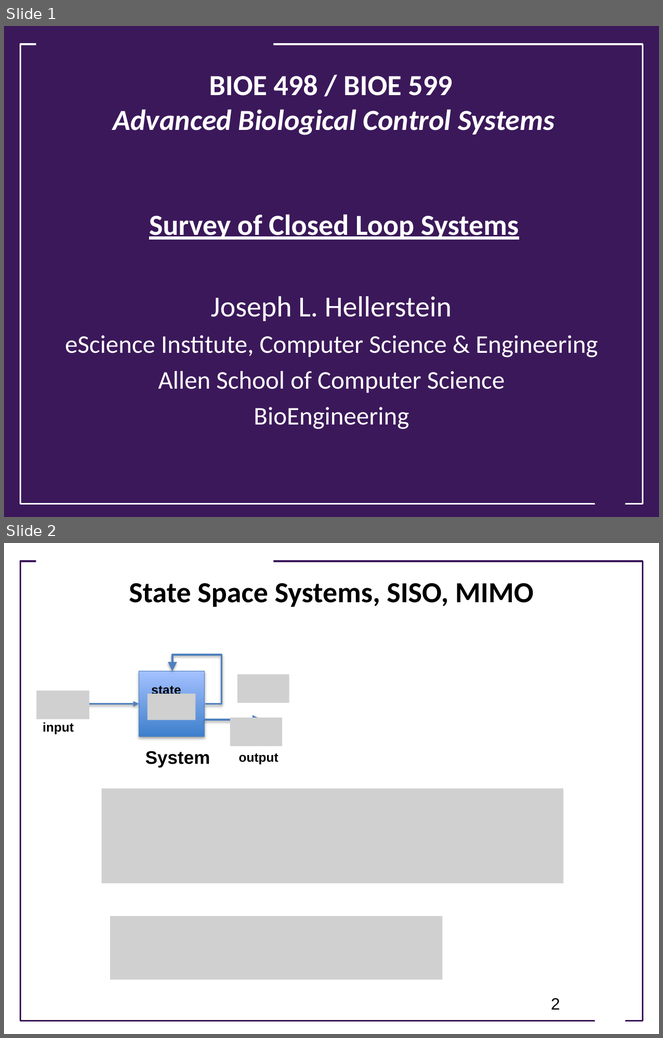
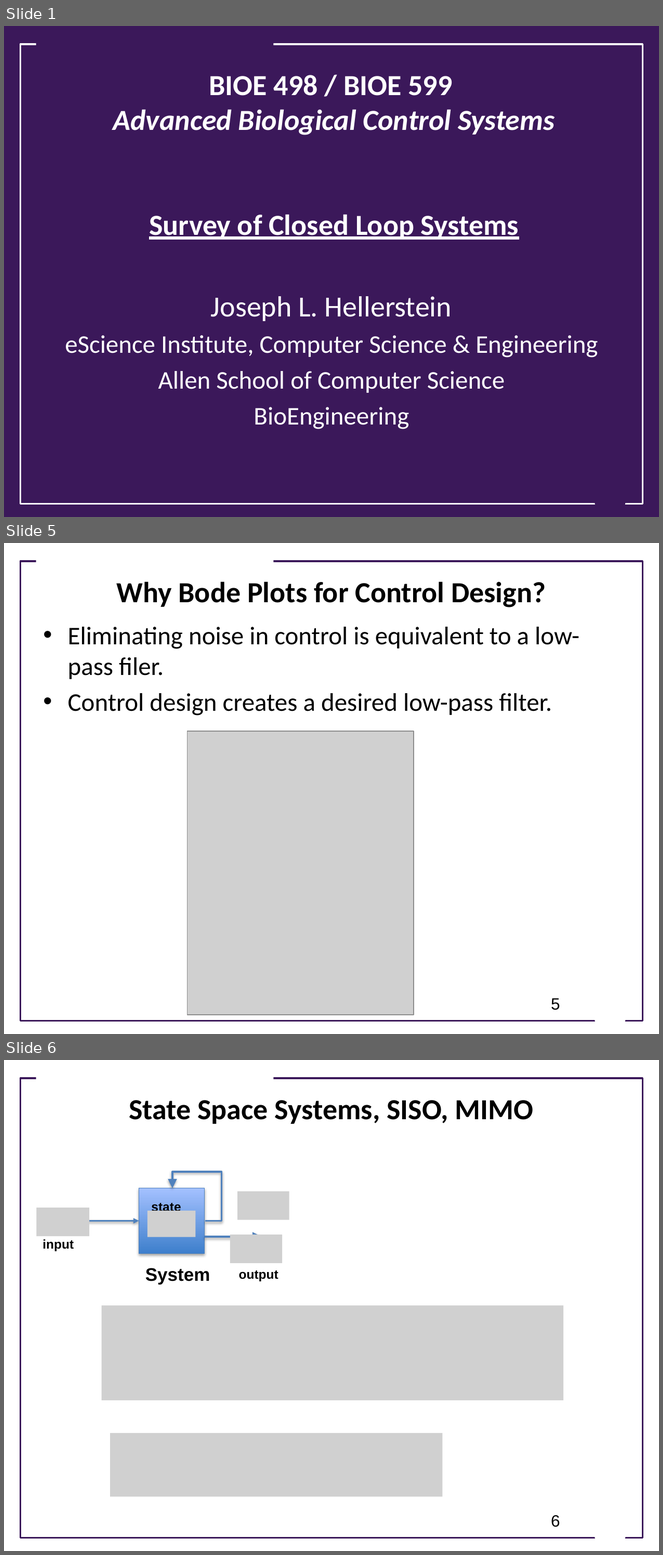
Before and after one commit to joseph-hellerstein/advanced-controls-lectures, a slide deck: lectures/lecture_16-Survey-of-Closed-Loop-Systems/Survey-Of-Closed-Loop-Systems.pptx. Shown one above the other, each under a label of ours: slides 1 and 2 before the commit, slides 1, 5 and 6 after it; the slides between them are not shown. The pictures are 663x1038 and 663x1555 pixels, drawn with LibreOffice and Linux fonts; fonts in the diff are those of the drawing; grey boxes stand for pictures; background and template pictures are left out. Boxes give left, top, right and bottom in pixels: in the first picture for what was removed or moved away, otherwise in the second. Text is boxed around its words. In the diff, an @@ line names an element or a change of style, - is before the commit and + after.

```diff
--- a/lectures/lecture_16-Survey-of-Closed-Loop-Systems/Survey-Of-Closed-Loop-Systems.pptx
+++ b/lectures/lecture_16-Survey-of-Closed-Loop-Systems/Survey-Of-Closed-Loop-Systems.pptx
@@ slide 5 added at (4,543,659,1034), background #FFFFFF; not listed: 3 template elements that a slide beside it also shows @@
@@ title added at (117,581,546,607), 32 pt, text #000000, bold @@
+Why Bode Plots for Control Design?
@@ text added at (68,627,580,716), 28 pt, text #000000 @@
+• Eliminating noise in control is equivalent to a low-pass filer.
+• Control design creates a desired low-pass filter.
@@ picture added at (188,731,414,1015) @@
@@ page number added at (551,999,560,1010), 18 pt, text #000000 @@
+5
@@ what was slide 2 is now slide 6 @@
@@ page number at (551,1516,560,1527): text changed @@
-2
+6
```
Also in this commit, not shown: 1 slide changed, 3 other slides added, 3 other files.
